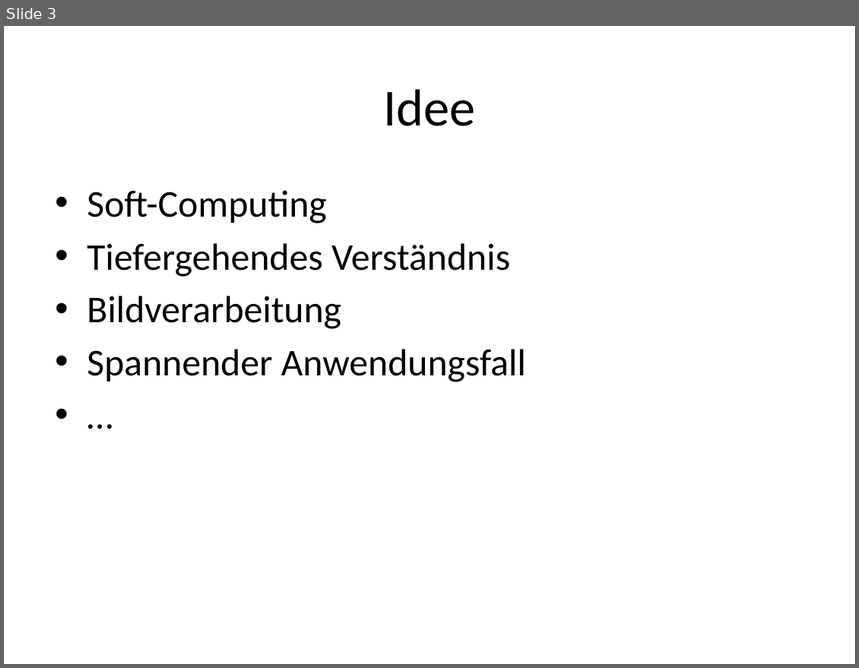
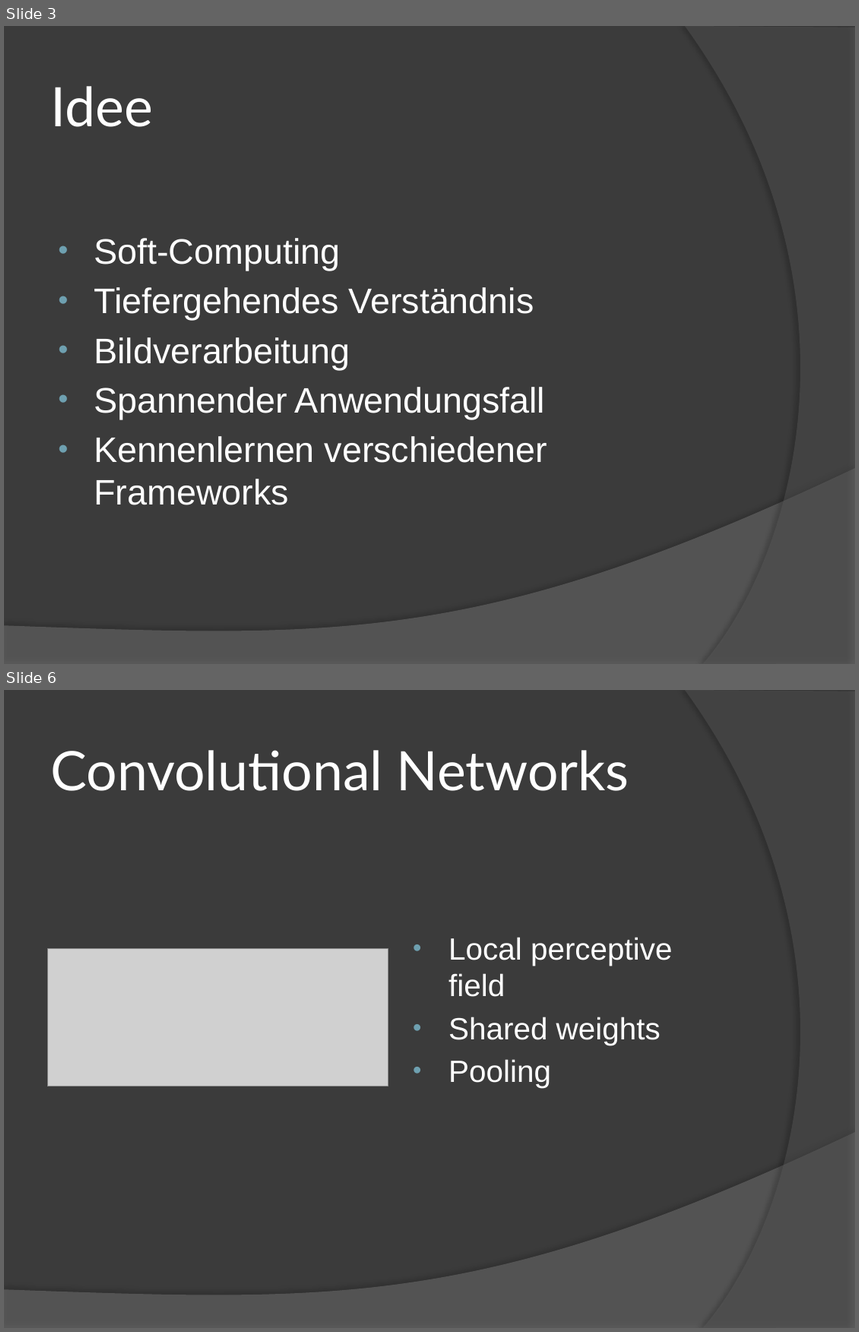
Before and after one commit to schroedingerskatze42/project, a slide deck: documentation/presentation/Image Deobfuscation.pptx. Shown one above the other, each under a label of ours: slide 3 before the commit, slides 3 and 6 after it; the slides between them are not shown. The pictures are 859x668 and 859x1332 pixels, drawn with LibreOffice and Linux fonts; fonts in the diff are those of the drawing; grey boxes stand for pictures. Boxes give left, top, right and bottom in pixels: in the first picture for what was removed or moved away, otherwise in the second. Text is boxed around its words. In the diff, an @@ line names an element or a change of style, - is before the commit and + after.

```diff
--- a/documentation/presentation/Image Deobfuscation.pptx
+++ b/documentation/presentation/Image Deobfuscation.pptx
@@ slide 6 added at bbox=[4, 690, 855, 1328], background #3B3B3B; not listed: 2 template elements that a slide beside it also shows @@
@@ title added at bbox=[51, 750, 629, 791], 46 pt, text #FFFFFF @@
+Convolutional Networks
@@ text added at bbox=[449, 937, 672, 1088], 26 pt, text #FFFFFF @@
+• Local perceptive field
+• Shared weights
+• Pooling
@@ picture added at bbox=[47, 948, 388, 1087] @@
@@ slide 3 changed as well @@
@@ background #FFFFFF to #3B3B3B @@
@@ freeform shape added at bbox=[685, 26, 855, 664], fill #5E5E5E at 40% opacity @@
@@ title "Idee" at bbox=[51, 86, 153, 127]: size 44 to 46 pt, font Calibri to Lato, text colour #000000 to #FFFFFF; alignment centre to left @@
@@ text at bbox=[94, 238, 545, 420]: size 32 to 30 pt, font Calibri to Arial, text colour #000000 to #FFFFFF in "Soft-Computing", "Tiefergehendes Verständnis", "Bildverarbeitung", "Spannender Anwendungsfall"; indent changed @@
@@ text at bbox=[94, 436, 547, 506]: text changed; size 32 to 30 pt; font Calibri to Arial; text colour #000000 to #FFFFFF @@
-• …
+• Kennenlernen verschiedener Frameworks
@@ freeform shape added at bbox=[4, 468, 855, 664], fill #7F7F7F at 45% opacity @@
```
Also in this commit, not shown: 5 other slides changed, 9 other slides added, 7 slides removed, 14 other files.
